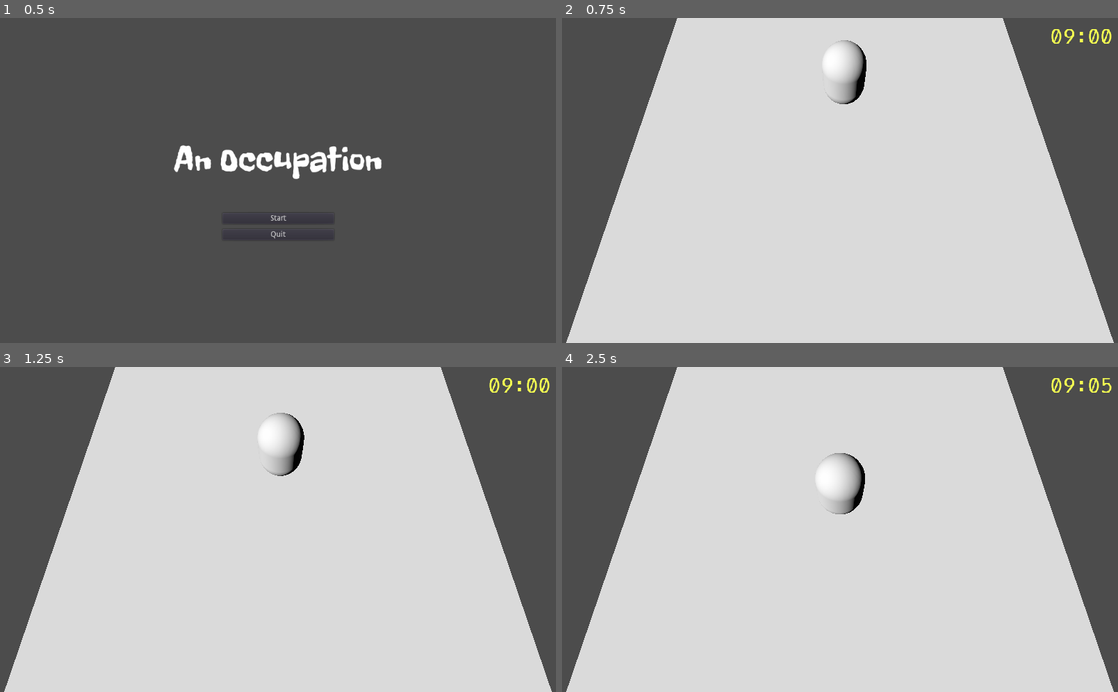
Above: before the commit, frames 1-4 (two rows, left to right).
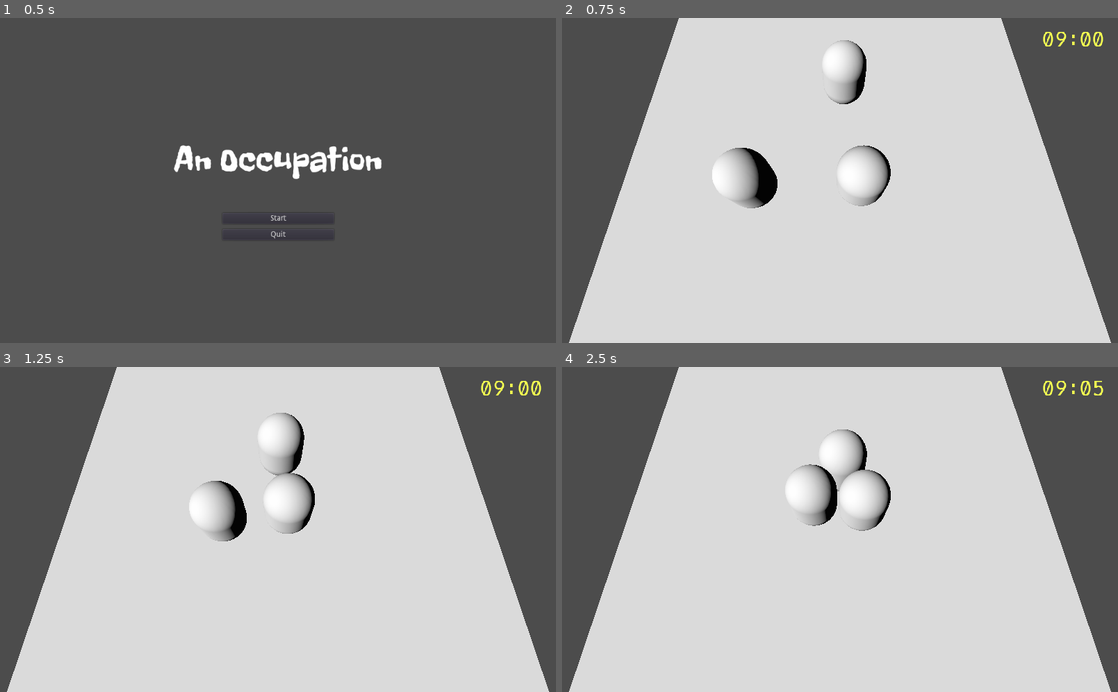
Above: after the commit, the same moments.

Repository: Bootjack/wj22-revolution
Game: Godot game, scene res://scenes/Root.tscn
Two runs of this game, one before a commit and one after it. Both use one fixed random seed, a clock stepped at 60 frames per second and the inputs below.
Inputs:
- Up to frame 1 (0.5 s): no input
- Up to frame 2 (0.75 s): click "Start" at 0.5 s
- Up to frame 3 (1.25 s): no input
- Up to frame 4 (2.5 s): no input

Frame 1 is identical in both runs. In frame 2, 3.1% of the frame differs, in the area x 0-100%, y 0-100%; in frame 3, 2.9%; in frame 4, 3.6%.

Commit message:
Move rigid impulse calculations to MovementController for better encapsulation and reuse

Diff:
--- a/project.godot
+++ b/project.godot
@@ -14,6 +14,11 @@
 "language": "GDScript",
 "path": "res://scripts/Character.gd"
 }, {
+"base": "Node",
+"class": "MovementComputer",
+"language": "GDScript",
+"path": "res://scripts/MovementComputer.gd"
+}, {
 "base": "Control",
 "class": "TimerDisplay",
 "language": "GDScript",
@@ -21,6 +26,7 @@
 } ]
 _global_script_class_icons={
 "Character": "",
+"MovementComputer": "",
 "TimerDisplay": ""
 }
 
--- a/scenes/Protest.tscn
+++ b/scenes/Protest.tscn
@@ -6,10 +6,11 @@
 
 [sub_resource type="Environment" id=1]
 
-[sub_resource type="PlaneMesh" id=2]
-size = Vector2( 20, 20 )
-subdivide_width = 20
-subdivide_depth = 20
+[sub_resource type="CubeMesh" id=2]
+size = Vector3( 20, 1, 20 )
+
+[sub_resource type="ConvexPolygonShape" id=3]
+points = PoolVector3Array( -10, 0.5, 10, 10, 0.5, -10, 10, 0.5, 10, -10, 0.5, -10, -10, -0.5, 10, 10, -0.5, -10, 10, -0.5, 10, -10, -0.5, -10, 10, 0.5, 10, -10, 0.5, -10, 10, 0.5, -10, -10, 0.5, 10, 10, -0.5, 10, -10, -0.5, -10, 10, -0.5, -10, -10, -0.5, 10, 10, 0.5, 10, -10, -0.5, 10, -10, 0.5, 10, 10, -0.5, 10, 10, 0.5, -10, -10, -0.5, -10, -10, 0.5, -10, 10, -0.5, -10 )
 
 [node name="Protest" type="Spatial"]
 pause_mode = 1
@@ -24,11 +25,23 @@
 [node name="DirectionalLight" type="DirectionalLight" parent="."]
 transform = Transform( 0.573919, 0.573962, -0.584109, 0, 0.713275, 0.700884, 0.818912, -0.402251, 0.409362, 0, 10.0255, 0 )
 
-[node name="MeshInstance" type="MeshInstance" parent="."]
-mesh = SubResource( 2 )
-material/0 = null
-
 [node name="Timer" parent="." instance=ExtResource( 1 )]
 
 [node name="Protestor" parent="." instance=ExtResource( 3 )]
 transform = Transform( 1, 0, 0, 0, 1, 0, 0, 0, 1, 0.210641, 1.5, -3.77132 )
+
+[node name="StaticBody" type="StaticBody" parent="."]
+transform = Transform( 1, 0, 0, 0, 1, 0, 0, 0, 1, 0, -0.6, 0 )
+
+[node name="MeshInstance" type="MeshInstance" parent="StaticBody"]
+mesh = SubResource( 2 )
+material/0 = null
+
+[node name="CollisionShape" type="CollisionShape" parent="StaticBody"]
+shape = SubResource( 3 )
+
+[node name="Protestor2" parent="." instance=ExtResource( 3 )]
+transform = Transform( 1, 0, 0, 0, 1, 0, 0, 0, 1, -4.013, 1.5, 2.08199 )
+
+[node name="Protestor3" parent="." instance=ExtResource( 3 )]
+transform = Transform( 1, 0, 0, 0, 1, 0, 0, 0, 1, 1.01228, 1.5, 2.09184 )
--- a/scenes/Timer.tscn
+++ b/scenes/Timer.tscn
@@ -18,8 +18,8 @@
 [node name="Label" type="Label" parent="."]
 anchor_left = 1.0
 anchor_right = 1.0
-margin_top = 10.0
-margin_right = -10.0
+margin_top = 15.0
+margin_right = -25.0
 grow_horizontal = 0
 custom_fonts/font = SubResource( 1 )
 custom_colors/font_color = Color( 0.960784, 1, 0.321569, 1 )
--- a/scripts/Character.gd
+++ b/scripts/Character.gd
@@ -3,6 +3,7 @@
 
 var destination:Vector3 = Vector3.ZERO
 var force:float = 100.0
+var movement_computer:MovementComputer
 var top_speed:float = 10.0
 var urgency = 0.5
 
@@ -11,46 +12,21 @@
 	axis_lock_angular_z = true
 	axis_lock_linear_y = true
 	mass = 80
+	movement_computer = MovementComputer.new()
+	movement_computer.set_force(force)
+	movement_computer.set_rigid_body(self)
 
 func _ready():
 	# destination = global_transform.origin
 	pass
 
 func _process(delta):
-	pass
+	movement_computer.set_top_speed(top_speed * urgency)
 
 func _physics_process(delta):
-	var impulse = calculate_impulse(delta)
+	var impulse = movement_computer.calculate_impulse(delta)
 	apply_central_impulse(impulse)
-
-func calculate_impulse(time_delta:float):
-	var available_impulse = force * time_delta
-	var velocity_delta = calculate_velocity_delta()
-	var available_speed_delta = available_impulse / mass
-	var speed = min(velocity_delta.length(), available_speed_delta)
-	return mass * velocity_delta.normalized()
-
-func calculate_velocity_delta():
-	var destination_direction = global_transform.origin.direction_to(destination)
-	var target_velocity = destination_direction * target_speed()
-	return target_velocity - linear_velocity
-
-func range_to_destination():
-	return global_transform.origin.distance_to(destination)
 
 func set_destination(dest:Vector3):
 	destination = dest
-
-func speed_toward_destination():
-	var speed = linear_velocity.length()
-	var alignment = linear_velocity.dot(destination)
-
-func stopping_distance():
-	var kinetic_energy = 0.5 * mass * linear_velocity.length_squared()
-	return kinetic_energy / force
-
-func target_speed():
-	if (stopping_distance() >= range_to_destination()):
-		return -top_speed
-	else:
-		return top_speed * urgency
+	movement_computer.set_destination(dest)
--- /dev/null
+++ b/scripts/MovementComputer.gd
@@ -0,0 +1,49 @@
+class_name MovementComputer
+extends Node
+
+var destination:Vector3 = Vector3.ZERO
+var force:float = 100.0
+var top_speed:float = 10.0
+
+var rigid:RigidBody
+
+func calculate_impulse(time_delta:float):
+	var available_impulse = force * time_delta
+	var velocity_delta = calculate_velocity_delta()
+	var available_speed_delta = available_impulse / rigid.mass
+	var speed = min(velocity_delta.length(), available_speed_delta)
+	return rigid.mass * velocity_delta.normalized()
+
+func calculate_velocity_delta():
+	var destination_direction = rigid.global_transform.origin.direction_to(destination)
+	var target_velocity = destination_direction * target_speed()
+	return target_velocity - rigid.linear_velocity
+
+func range_to_destination():
+	return rigid.global_transform.origin.distance_to(destination)
+
+func set_destination(dest:Vector3):
+	destination = dest
+
+func set_force(f:float):
+	force = f
+
+func set_rigid_body(body:RigidBody):
+	rigid = body
+
+func set_top_speed(s:float):
+	top_speed = s
+
+func speed_toward_destination():
+	var speed = rigid.linear_velocity.length()
+	var alignment = rigid.linear_velocity.dot(destination)
+
+func stopping_distance():
+	var kinetic_energy = 0.5 * rigid.mass * rigid.linear_velocity.length_squared()
+	return kinetic_energy / force
+
+func target_speed():
+	if (stopping_distance() >= range_to_destination()):
+		return 0
+	else:
+		return top_speed
Not shown: 1 places in scenes/Protest.tscn that only renumber resources
